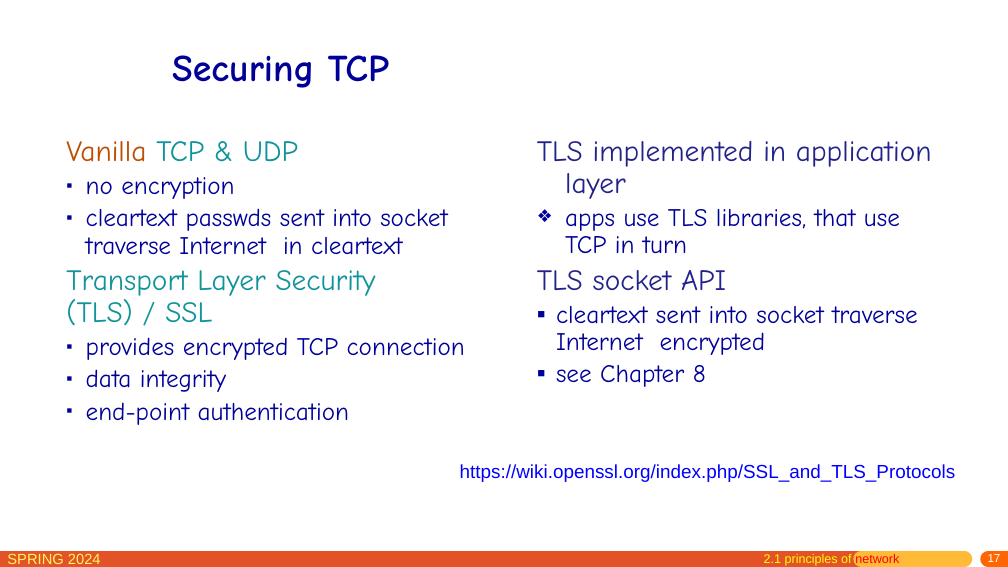
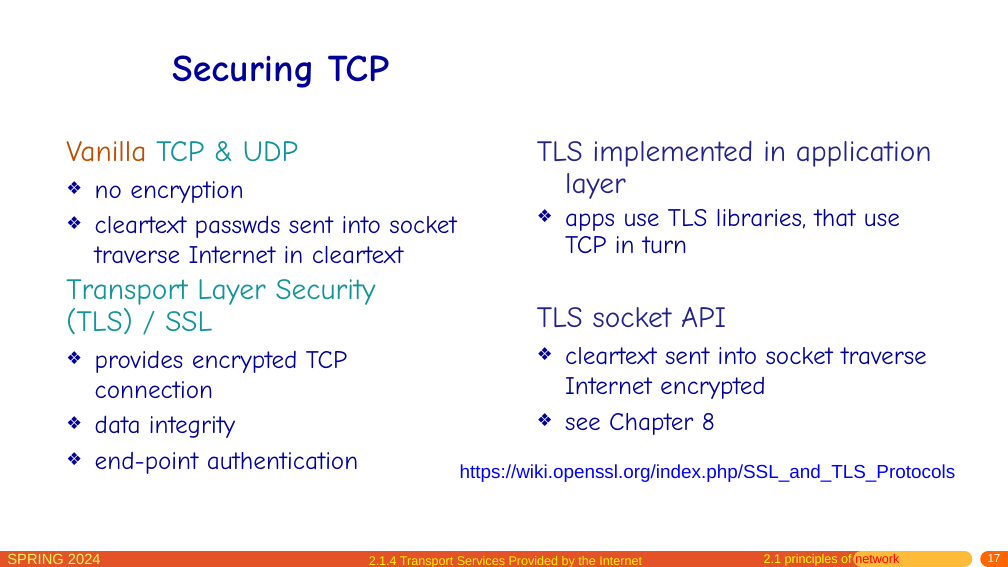
Before and after one commit to network-whu/slides, a slide deck: slide 17 of pptx/chapter2.pptx. Drawn at 1008x567 pixels with LibreOffice and Linux fonts; fonts in the diff are those of the drawing. Boxes give left, top, right and bottom in pixels: in the first picture for what was removed or moved away, otherwise in the second. Text is boxed around its words. In the diff, an @@ line names an element or a change of style, - is before the commit and + after.

```diff
--- a/pptx/chapter2.pptx
+++ b/pptx/chapter2.pptx
@@ text at [95,181,456,474]: bullet ▪ to ❖; line spacing 0.9 to 1 @@
@@ text at [565,347,926,435]: bullet ▪ to ❖; line spacing 0.9 to 1 @@
@@ text added at [369,556,642,567], 12 pt, text #FFF105 @@
+2.1.4 Transport Services Provided by the Internet
```
Also in this commit, not shown: 14 other slides changed, 1 slide added.
